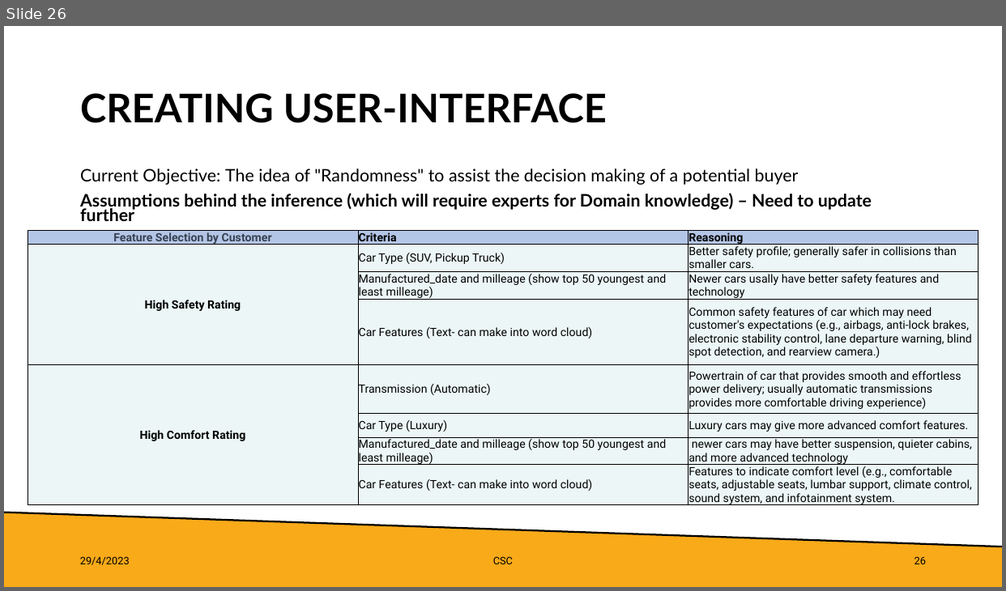
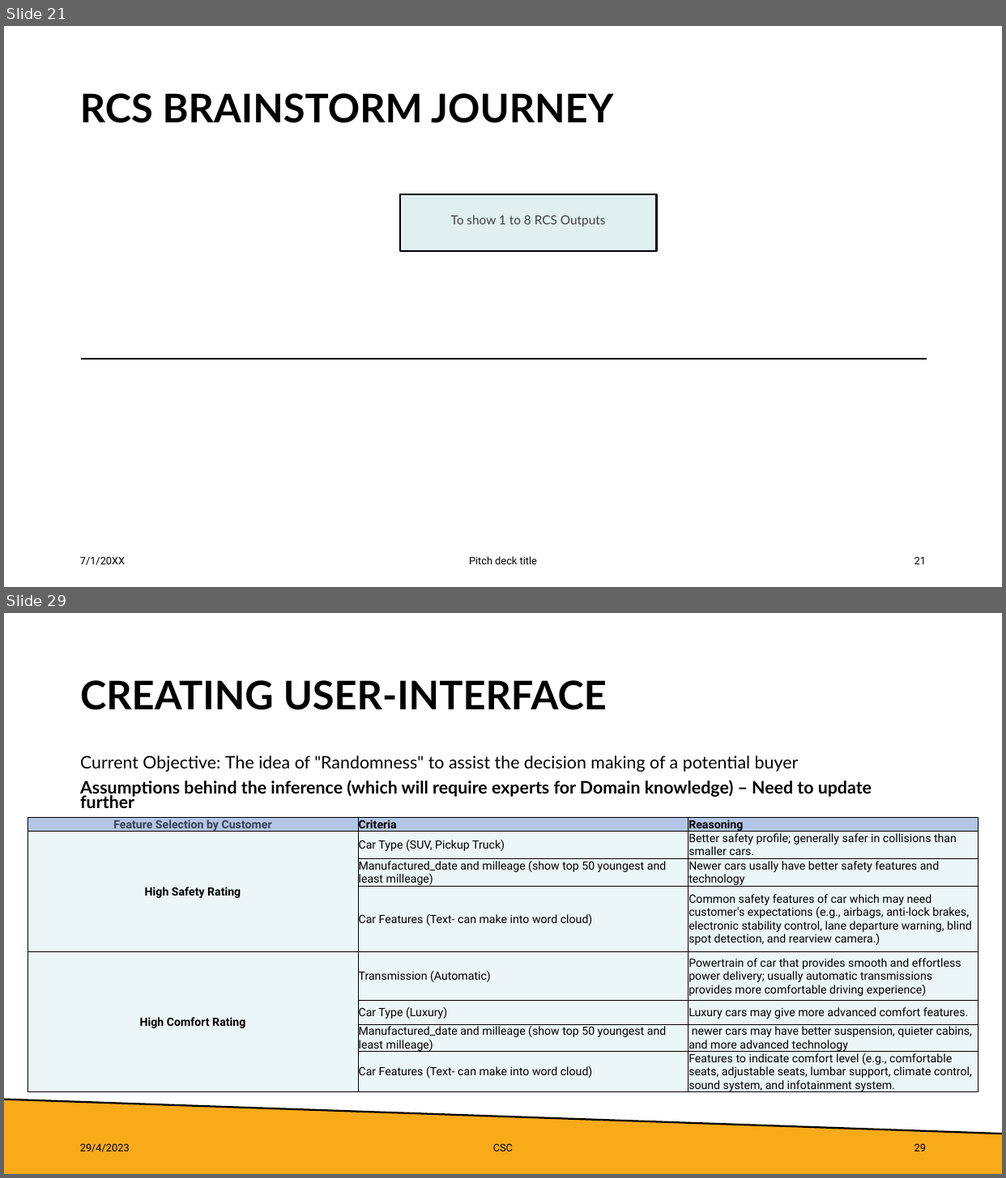
Before and after one commit to lkimhui/CarSmartConsultancy, a slide deck: BIG_DATA_PROCESSING_PresentationDeck.pptx. Shown one above the other, each under a label of ours: slide 26 before the commit, slides 21 and 29 after it; the slides between them are not shown. The pictures are 1006x591 and 1006x1178 pixels, drawn with LibreOffice and Linux fonts; fonts in the diff are those of the drawing. Boxes give left, top, right and bottom in pixels: in the first picture for what was removed or moved away, otherwise in the second. Text is boxed around its words. In the diff, an @@ line names an element or a change of style, - is before the commit and + after.

```diff
--- a/BIG_DATA_PROCESSING_PresentationDeck.pptx
+++ b/BIG_DATA_PROCESSING_PresentationDeck.pptx
@@ slide 21 added at [4,26,1002,587], background #FFFFFF @@
@@ title added at [80,93,613,123], 38 pt, text #000000, bold @@
+RCS BRAINSTORM JOURNEY
@@ text added at [400,194,656,251], fill #E0F0EF, outline #000000 1.75 pt, 12 pt, text #404040 @@
+To show 1 to 8 RCS Outputs
@@ line added from (81, 359) to (927, 359), #000000 2 pt @@
@@ text added at [80,557,125,565], 10 pt, text #000000 @@
+7/1/20XX
@@ text added at [469,557,537,565], 10 pt, text #000000 @@
+Pitch deck title
@@ page number added at [914,557,926,565], 10 pt, text #000000 @@
+21
@@ what was slide 26 is now slide 29 @@
@@ page number at [914,1144,926,1152]: text changed @@
-26
+29
```
Also in this commit, not shown: 11 slides changed, 2 other slides added.
